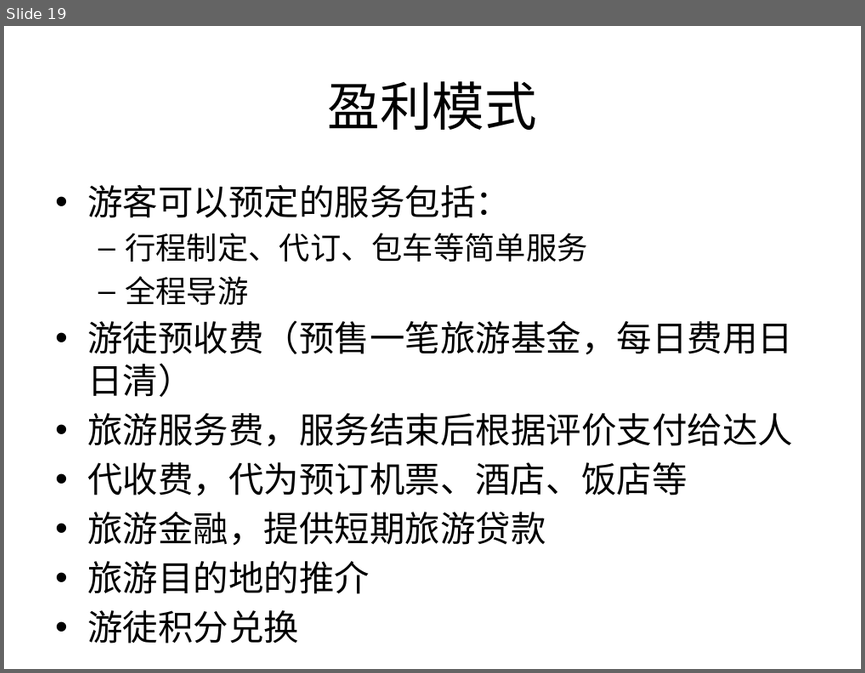
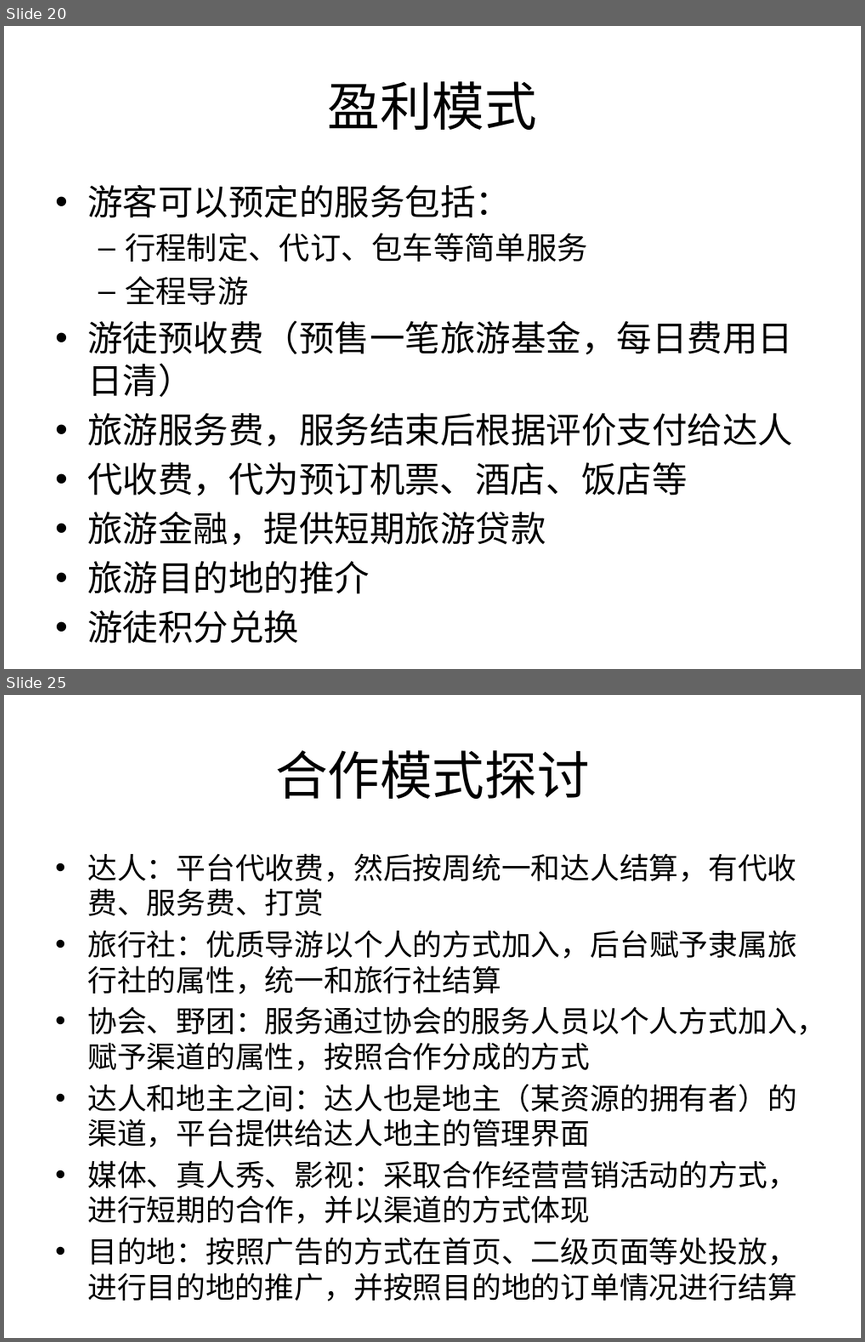
Before and after one commit to Yourtour/yt, a slide deck: yourtour/documents/business/YourTour BP 3.0-合作.pptx. Shown one above the other, each under a label of ours: slide 19 before the commit, slides 20 and 25 after it; the slides between them are not shown. The pictures are 865x673 and 865x1342 pixels, drawn with LibreOffice and Linux fonts; fonts in the diff are those of the drawing. Boxes give left, top, right and bottom in pixels: in the first picture for what was removed or moved away, otherwise in the second. Text is boxed around its words. In the diff, an @@ line names an element or a change of style, - is before the commit and + after.

```diff
--- a/yourtour/documents/business/YourTour BP 3.0-合作.pptx
+++ b/yourtour/documents/business/YourTour BP 3.0-合作.pptx
@@ slide 25 added at <box>4,695,861,1338</box>, background #FFFFFF @@
@@ title added at <box>275,750,590,799</box>, 44 pt, text #000000 @@
+合作模式探讨
@@ text added at <box>87,853,826,1301</box>, 24.8 pt, text #000000 @@
+• 达人：平台代收费，然后按周统一和达人结算，有代收费、服务费、打赏
+• 旅行社：优质导游以个人的方式加入，后台赋予隶属旅行社的属性，统一和旅行社结算
+• 协会、野团：服务通过协会的服务人员以个人方式加入，赋予渠道的属性，按照合作分成的方式
+• 达人和地主之间：达人也是地主（某资源的拥有者）的渠道，平台提供给达人地主的管理界面
+• 媒体、真人秀、影视：采取合作经营营销活动的方式，进行短期的合作，并以渠道的方式体现
+• 目的地：按照广告的方式在首页、二级页面等处投放，进行目的地的推广，并按照目的地的订单情况进行结算
@@ what was slide 19 is now slide 20 @@
```
Also in this commit, not shown: 5 slides changed, 5 other slides added, 7 other files.
